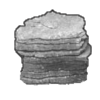
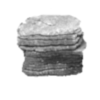
Two versions of the same layered image (100x100). Layer-by-layer changes:
hid "line", painted on it over (14, 9, 92, 73)
painted on "Pasted Layer" over (14, 9, 92, 86)
